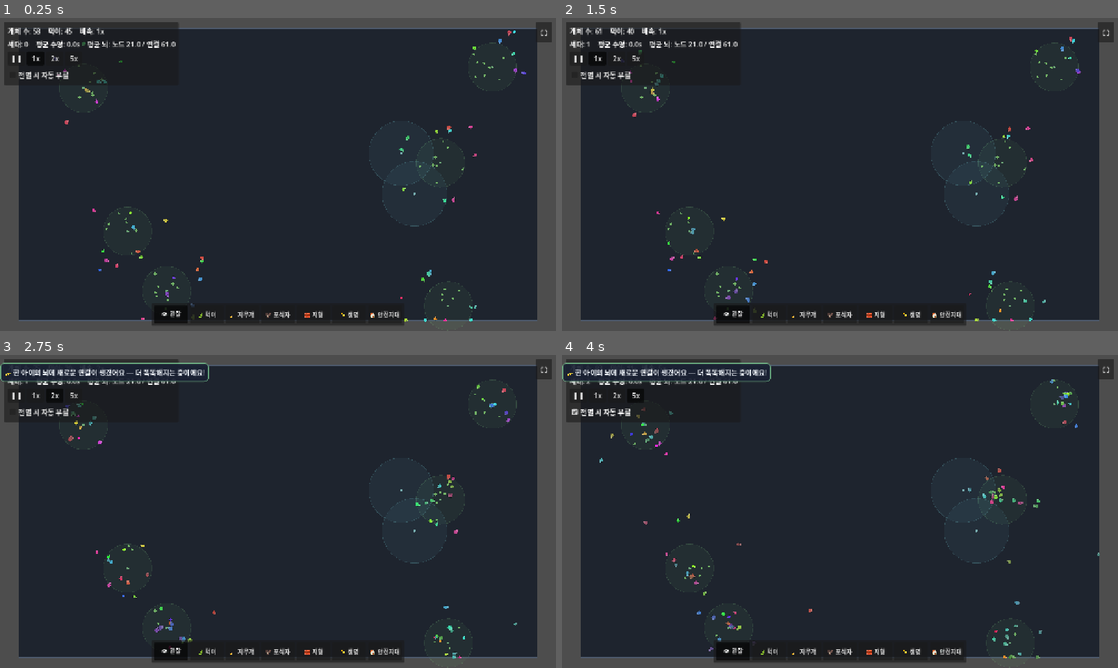
Above: before the commit, frames 1-4 (two rows, left to right).
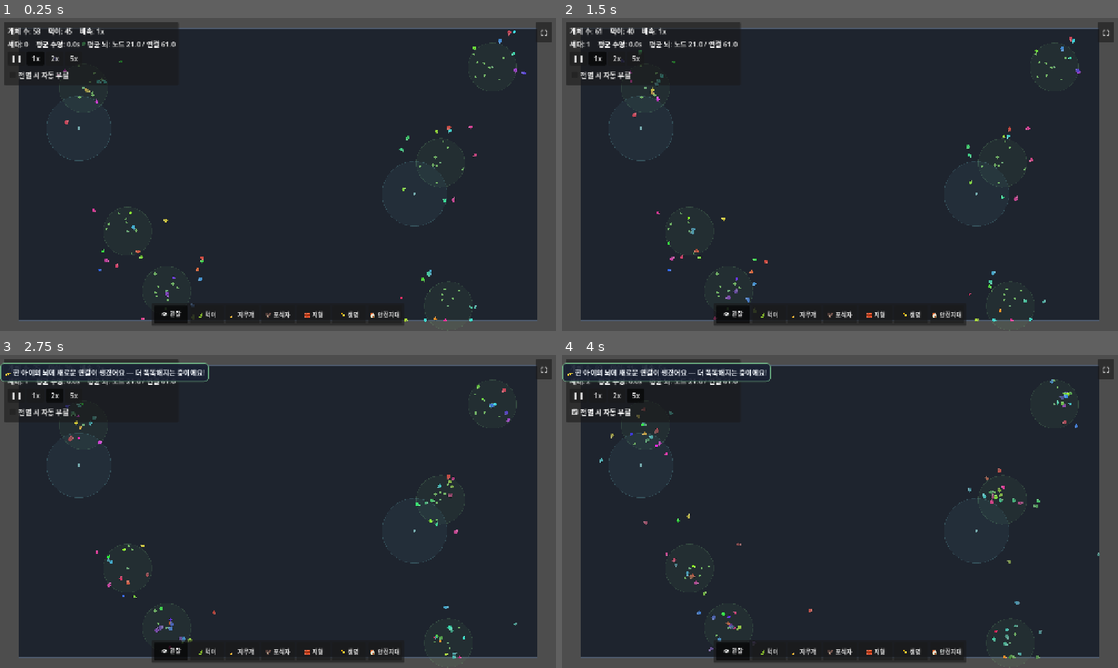
Above: after the commit, the same moments.

Repository: MoriochoRadio/mindlings
Game: Godot game, scene res://scenes/Main.tscn
Two runs of this game, one before a commit and one after it. Both use one fixed random seed, a clock stepped at 60 frames per second and the inputs below.
Inputs:
- Up to frame 1 (0.25 s): no input
- Up to frame 2 (1.5 s): click "❚❚" at 0.5 s; click "1x" at 1.25 s
- Up to frame 3 (2.75 s): click "2x" at 2 s
- Up to frame 4 (4 s): click "5x" at 2.75 s; click "전멸 시 자동 부활" at 3.5 s

The runs differ from the first frame. In frame 1, 0.1% of the frame differs, in the area x 8-78%, y 24-54%; in frame 2, 0.1%; in frame 3, 0.1%; in frame 4, 0.1%.

Commit message:
fix(안전지대): 포식자 진입 차단 — '안에서 느려짐' → '경계가 벽'(못 들어옴)
관찰: 포식자가 안전지대 안으로 들어와, 개체가 안에서도 계속 피해다니기만 했다.
'안에서 느려짐(predator_slow)'은 진입 자체를 막지 못했다.

수정:
- Refuge: predator_slow 제거 → blocks_predators(@export, 기본 ON). 경계가 포식자에겐 벽처럼 작동.
- World.resolve_predator_refuge: 포식자 목적지가 안전지대 안이면 경계 위(같은 각도)로 되밀어
  미끄러지게(진입 차단). 이미 안에서 시작했으면 통과(영구 끼임 방지). 겹친 안전지대는 다중 패스로
  합집합 밖까지 확실히. predator_block_margin(@export)로 경계에서 떨어뜨릴 거리 조절.
- Predator: 이동 마지막(벽 처리 다음)에 resolve_predator_refuge 적용. 안전지대 감속 로직 제거.
- 초기 안전지대를 서로 안 겹치게 배치(refuge_min_dist 간격) — 진입 차단이 합집합에서 안 헷갈리게.

이제 안의 개체는 진짜 안전·평온하고, 포식자는 경계 밖에서 배회/대기한다.
(잡기 차단 is_sheltered는 그대로 — 이중 안전망.)

검증: Godot 4.6.3 헤드리스 게임 300f 에러 0. 진입 차단 테스트 — 포식자 12마리 800프레임 동안
안전지대 진입 위반 0프레임(단위: 바깥→중심 목적지가 경계 밖 126px로 차단).

Co-Authored-By: Claude Opus 4.8 (1M context) <noreply@anthropic.com>

Diff:
--- a/scripts/Predator.gd
+++ b/scripts/Predator.gd
@@ -104,10 +104,8 @@
 	if moving.length() > 0.01:
 		# 부드러운 선회(각도 보간). 급선회하는 먹잇감은 turn_rate가 낮을수록 놓친다.
 		_heading = lerp_angle(_heading, moving.angle(), clampf(turn_rate * delta, 0.0, 1.0))
-		# 안전지대 안에선 느려진다(predator_slow). _move_scale은 매복 접근 감속(오버슈트 방지).
+		# _move_scale은 매복 접근 감속(오버슈트 방지). 안전지대는 '진입 차단'이라 감속은 없다.
 		var spd: float = move_speed * _move_scale
-		if _world != null:
-			spd *= _world.predator_speed_factor(position)
 		var step: Vector2 = Vector2.from_angle(_heading) * spd * delta
 		if _world != null:
 			step = _world.slide_at_bounds(position, step)  # 경계에 박히지 말고 미끄러지게
@@ -117,6 +115,7 @@
 		var desired: Vector2 = position + step
 		if _world != null:
 			desired = _world.resolve_move(position, desired)  # 벽을 통과 못 하고 따라 미끄러진다
+			desired = _world.resolve_predator_refuge(position, desired)  # 안전지대 경계는 못 넘는다(진입 차단)
 		position = desired.clamp(_bounds.position, _bounds.end)
 
 	_update_color()
--- a/scripts/World.gd
+++ b/scripts/World.gd
@@ -45,6 +45,8 @@
 ## 초기 안전지대를 먹이 군락 근처(이 거리, px)에 둔다 — 숨는 게 굶는 걸 의미하지 않게(피신 후 먹이 복귀).
 ## 군락 반경(~90)보다 살짝 밖이 적당. 0 이하면 군락과 무관하게 흩뿌린다.
 @export var refuge_colony_offset: float = 150.0
+## 진입 차단 시 포식자를 안전지대 경계에서 이만큼(px) 바깥에 막는다(경계에 딱 붙지 않게).
+@export var predator_block_margin: float = 6.0
 
 @export_group("번식/진화")
 ## 이 에너지를 넘으면 번식한다(높을수록 번식 어려움 → 인구↓).
@@ -206,14 +208,26 @@
 			return p
 	return p
 
-## 초기 안전지대 위치: 무작위 군락 근처(refuge_colony_offset). 군락이 없거나 offset<=0이면 흩뿌림.
+## 초기 안전지대 위치: 무작위 군락 근처(refuge_colony_offset)이되 기존 안전지대와 최소 간격을
+## 둬 겹치지 않게(겹치면 포식자 진입 차단이 합집합 경계에서 헷갈린다). 군락 없거나 offset<=0이면 흩뿌림.
 func _refuge_start_point() -> Vector2:
 	var srcs: Array = _food_sources.get_children()
 	if refuge_colony_offset <= 0.0 or srcs.is_empty():
 		return _scattered_point(_refuges, refuge_min_dist)
-	var s: Node2D = srcs[randi() % srcs.size()]
-	var off := Vector2.from_angle(randf() * TAU) * refuge_colony_offset
-	return (s.position + off).clamp(_bounds.position, _bounds.end)
+	var min_d2: float = refuge_min_dist * refuge_min_dist
+	var p: Vector2 = _bounds.get_center()
+	for _try in 16:
+		var s: Node2D = srcs[randi() % srcs.size()]
+		var off := Vector2.from_angle(randf() * TAU) * refuge_colony_offset
+		p = (s.position + off).clamp(_bounds.position, _bounds.end)
+		var ok: bool = true
+		for r in _refuges.get_children():
+			if p.distance_squared_to(r.position) < min_d2:
+				ok = false
+				break
+		if ok:
+			return p
+	return p
 
 ## 시작 개체 위치: 무작위 군락 근처. 군락이 없으면 완전 무작위.
 func _creature_start_point() -> Vector2:
@@ -479,15 +493,33 @@
 			return true
 	return false
 
-## 포식자가 이 위치에서 받는 속도 배율(안전지대 안이면 느려진다). 밖이면 1.0.
-## 여러 은신처가 겹치면 가장 강한 감속을 적용한다.
-func predator_speed_factor(p: Vector2) -> float:
-	var f: float = 1.0
-	for r in _refuges.get_children():
-		var rf: Refuge = r as Refuge
-		if rf.contains(p):
-			f = minf(f, 1.0 - rf.predator_slow)
-	return f
+## 포식자 이동을 안전지대 경계에서 막는다(경계가 벽처럼 작동 — 진입 차단).
+## 목적지가 어떤 안전지대 안이면 경계 위(같은 각도)로 되민다 → 경계를 따라 미끄러지며 배회/대기.
+## 이미 안에서 시작했으면(겹쳐 생성 등) 빠져나가게 통과시킨다(영구 끼임 방지). predator_block_margin만큼 바깥에 둔다.
+func resolve_predator_refuge(from: Vector2, to: Vector2) -> Vector2:
+	var result: Vector2 = to
+	# 다중 패스: 겹친 안전지대(합집합) 밖으로 확실히 밀어낸다(한 패스만 하면 A에서 밀린 게 B 안에 남을 수 있음).
+	for _pass in 4:
+		var pushed: bool = false
+		for r in _refuges.get_children():
+			var rf: Refuge = r as Refuge
+			if not rf.blocks_predators:
+				continue
+			var rad: float = rf.radius + predator_block_margin
+			var c: Vector2 = rf.position
+			if from.distance_to(c) < rad:
+				continue  # 이미 안에서 시작 → 막지 않고 빠져나가게(영구 끼임 방지)
+			if result.distance_to(c) < rad:
+				var dir: Vector2 = result - c
+				if dir.length() < 0.001:
+					dir = from - c
+				if dir.length() < 0.001:
+					dir = Vector2.RIGHT
+				result = c + dir.normalized() * rad  # 경계 위로 되밀어 미끄러지게
+				pushed = true
+		if not pushed:
+			break
+	return result
 
 ## 신의 도구가 그 자리에 새 창시자(gen 0)를 만든다(M4-4 생명 생성). 전멸에서도 부활 가능.
 ## 두뇌 = BrainBuilder.build(instinct_strength, …): 새 뇌 + 약한 본능(먹이·회피·안전, 17입력, 순환 없음).
--- a/scripts/refuge.gd
+++ b/scripts/refuge.gd
@@ -1,20 +1,20 @@
 extends Node2D
 class_name Refuge
 ## 안전지대(은신처) — DEPTH_ROADMAP '능동적 생존' / 비전의 '집(안전한 장소)' 첫 씨앗.
-## 이 반경 안의 개체는 포식자가 잡지 못한다. 포식자가 안으로 들어오면 느려져(predator_slow)
-## 곧 빠져나가게 된다 — 도망친 먹잇감에게 '갈 곳'을 줘, 회피 행동이 진화로 살아남을 여지를 만든다.
-## 창시자엔 본능을 주지 않는다(brain_builder): '안전지대로 숨는' 행동은 센서+이동 출력으로 스스로 떠올라야 한다.
+## 이 반경 안의 개체는 포식자가 잡지 못하고, 포식자는 경계 자체를 '벽처럼' 넘지 못한다(진입 차단).
+## → 안의 개체는 진짜로 안전·평온하고, 포식자는 경계 밖에서 배회하며 개체가 나오길 기다린다.
+## 도망친 먹잇감에게 '진짜 안전한 갈 곳'을 줘, 회피 행동이 진화로 살아남을 여지를 만든다.
 ## 범위: 이번엔 '설치형 안전지대'까지. 개체가 스스로 집을 짓는 건 다음 단계.
 
 @export var radius: float = 120.0   # 보호 반경(은신처 크기)
-## 포식자가 안에서 느려지는 비율(0=영향 없음, 1=완전 정지). 잡기 자체는 항상 차단된다.
-@export_range(0.0, 1.0) var predator_slow: float = 0.5
+## 포식자 진입 차단 ON/OFF. 켜면 경계가 포식자에게 벽처럼 작동(넘지 못함). 끄면 그냥 통과.
+@export var blocks_predators: bool = true
 
 func _ready() -> void:
 	add_to_group("refuge")
 	queue_redraw()
 
-## 이 점이 안전지대 안인가(포식 차단·센서·포식자 감속 공용).
+## 이 점이 안전지대 안인가(포식 차단·센서 공용).
 func contains(p: Vector2) -> bool:
 	return position.distance_squared_to(p) <= radius * radius
 
